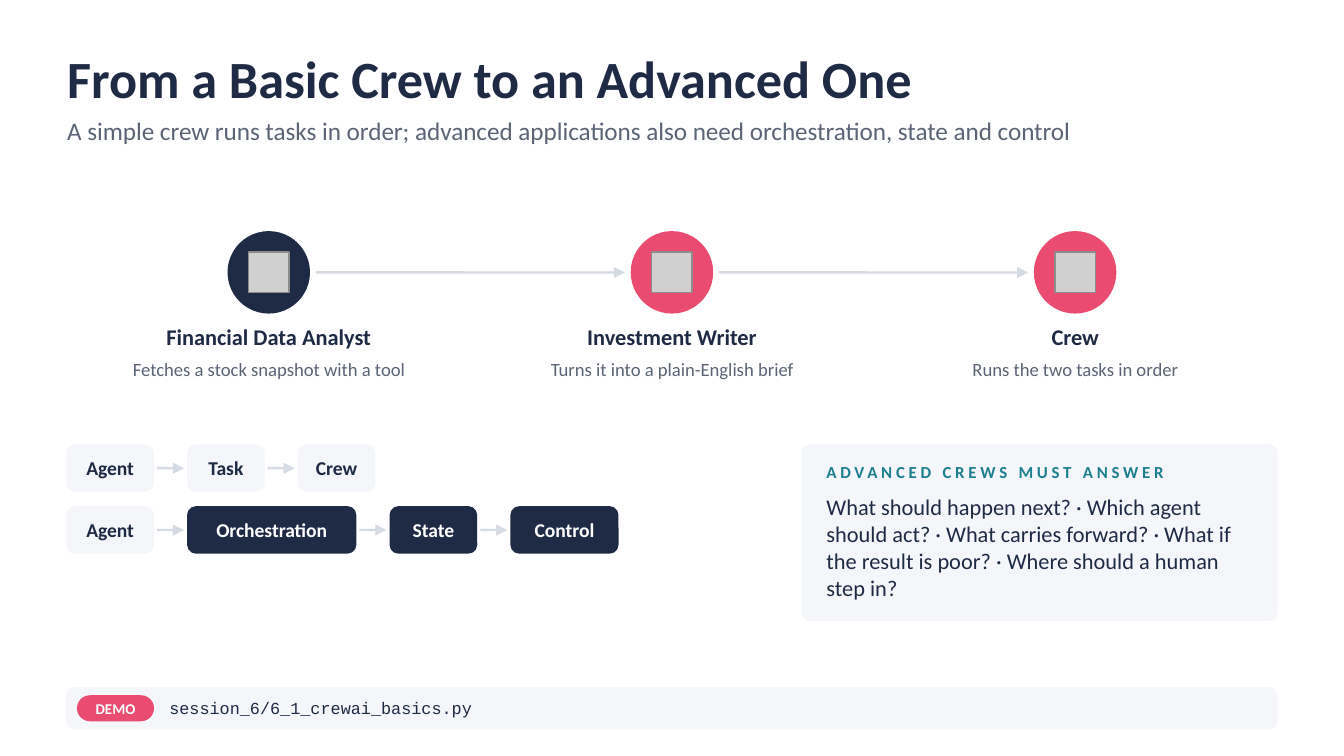
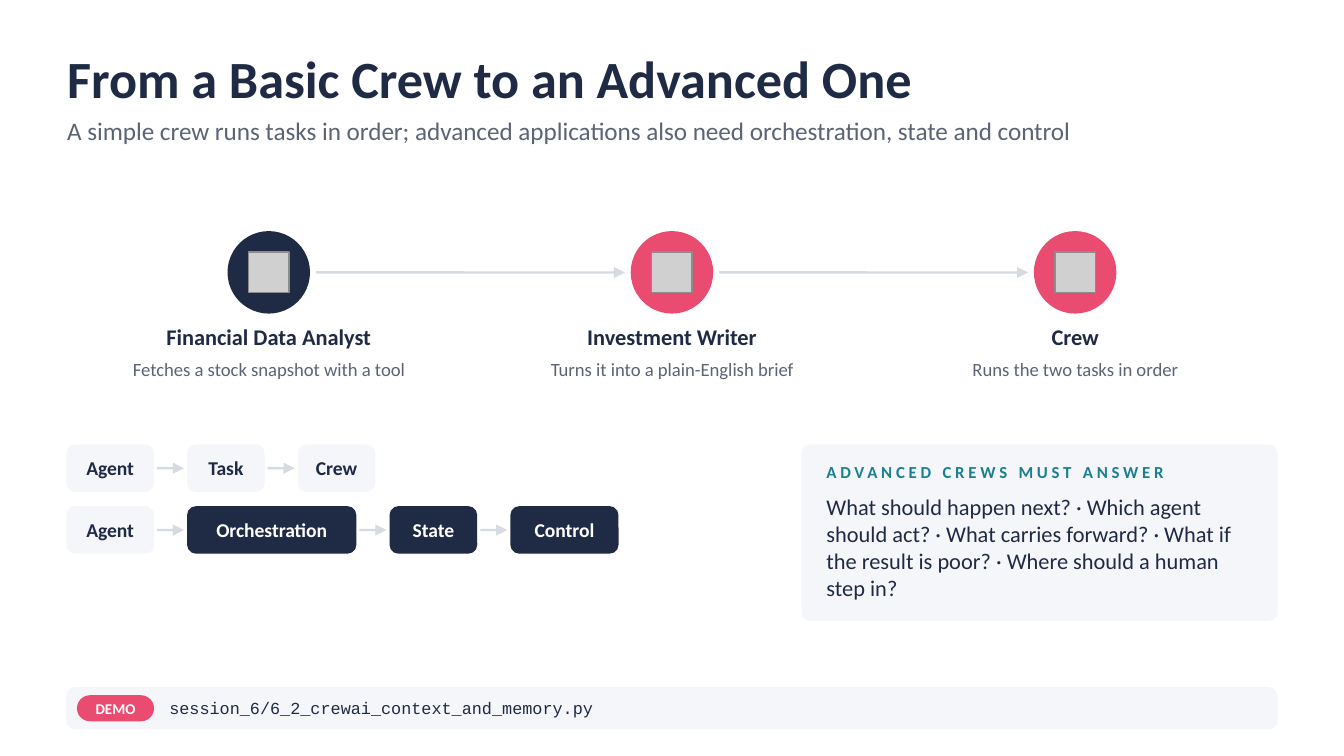
Before and after one commit to atulkahatecdac/agenticai, a slide deck: slide 89 of 16_PGP-Agentic/PGP_Agentic_AI.pptx (slide 91 before the commit). Drawn at 1344x756 pixels with LibreOffice and Linux fonts; fonts in the diff are those of the drawing; grey boxes stand for pictures. Boxes give left, top, right and bottom in pixels: in the first picture for what was removed or moved away, otherwise in the second. Text is boxed around its words. In the diff, an @@ line names an element or a change of style, - is before the commit and + after.

```diff
--- a/16_PGP-Agentic/PGP_Agentic_AI.pptx
+++ b/16_PGP-Agentic/PGP_Agentic_AI.pptx
@@ text at (169, 702, 593, 718): text changed @@
-session_6/6_1_crewai_basics.py
+session_6/6_2_crewai_context_and_memory.py
```
Also in this commit, not shown: 9 other slides changed, 1 slide added, 3 slides removed, 6 other files.
